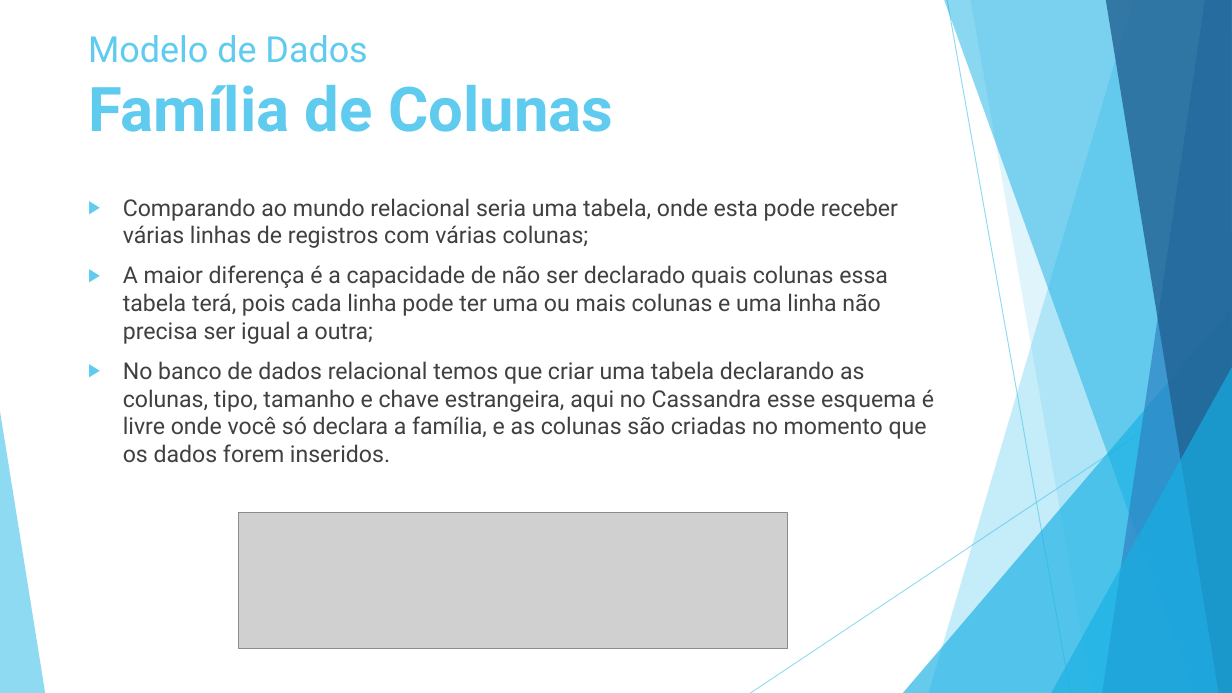
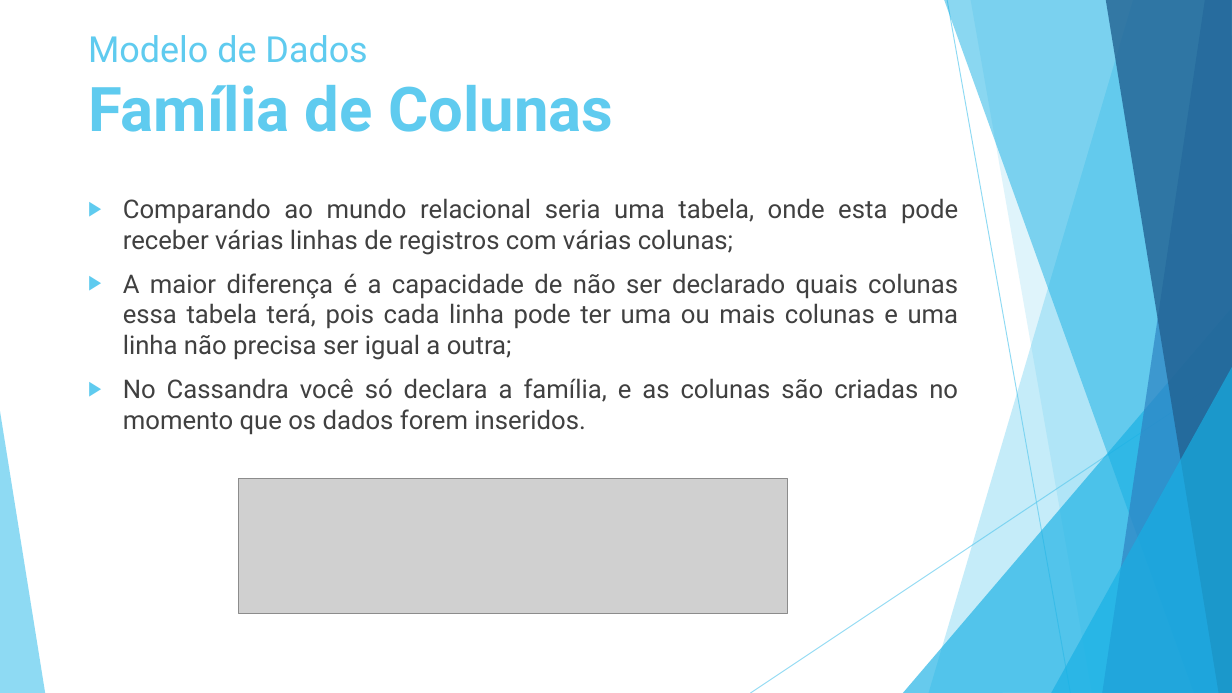
Before and after one commit to luiscferraz/bd-penitenciaria, a slide deck: slide 17 of Seminario/NoSQL v2.pptx. Drawn at 1232x693 pixels with LibreOffice and Linux fonts; fonts in the diff are those of the drawing; grey boxes stand for pictures. Boxes give left, top, right and bottom in pixels: in the first picture for what was removed or moved away, otherwise in the second. Text is boxed around its words. In the diff, an @@ line names an element or a change of style, - is before the commit and + after.

```diff
--- a/Seminario/NoSQL v2.pptx
+++ b/Seminario/NoSQL v2.pptx
@@ text at (123,198,959,360): size 18 to 20 pt in "Comparando ao mundo relacional seria uma tabela, ...", "A maior diferença é a capacidade de ..."; alignment left to justified @@
@@ text at (123,378,958,435): text changed; size 18 to 20 pt @@
-▶ No banco de dados relacional temos que criar uma tabela declarando as colunas, tipo, tamanho e chave estrangeira, aqui no Cassandra esse esquema é livre onde você só declara a família, e as colunas são criadas no momento que os dados forem inseridos.
+▶ No Cassandra você só declara a família, e as colunas são criadas no momento que os dados forem inseridos.
@@ picture: place and size @@
-picture at (238,513,787,649)
+picture at (238,478,787,614)
```
Also in this commit, not shown: 1 other slide changed, 4 slides added, 1 slide removed.
